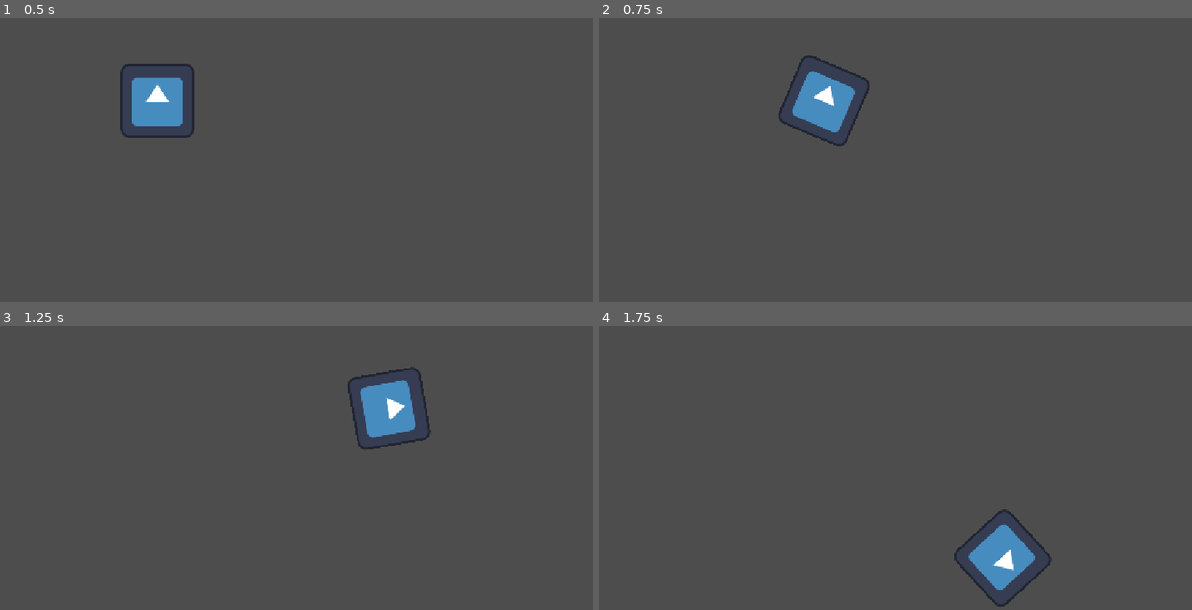
Above: before the commit, frames 1-4 (two rows, left to right).
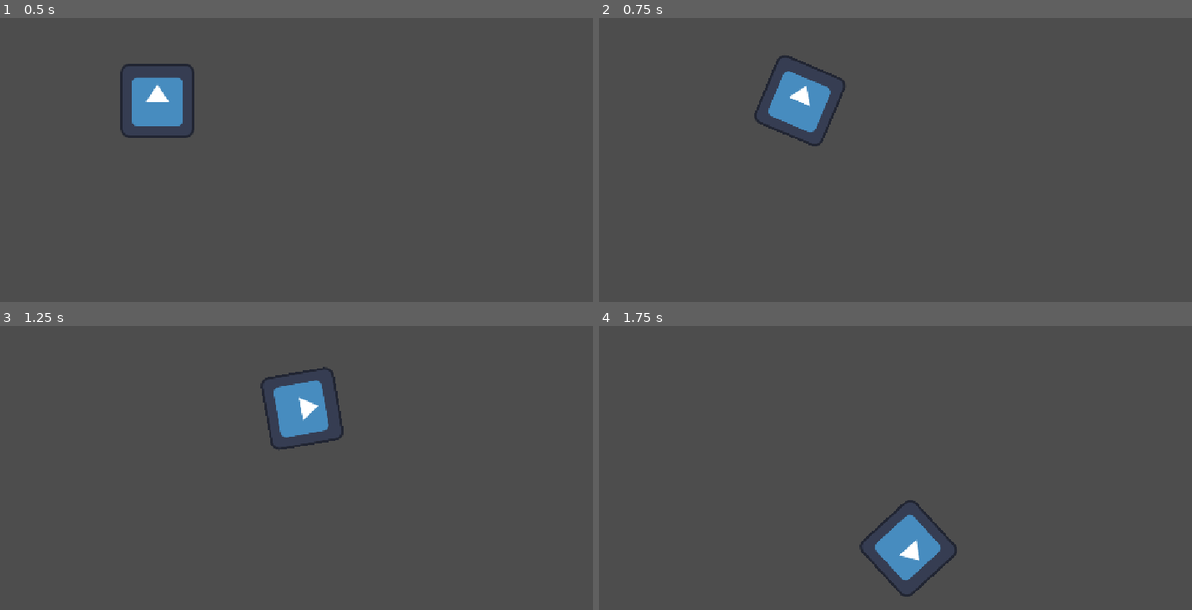
Above: after the commit, the same moments.

Repository: GoloGraFF/godot-lessons
Game: Godot game, scene res://main.tscn
Same seed, same stepped clock (60 frames per second), same inputs: the game is played once before the commit and once after it. The engine's default icon, where the game draws it, is replaced by a stand-in: a white triangle on a blue panel in a dark square.
Inputs:
- Up to frame 1 (0.5 s): no input
- Up to frame 2 (0.75 s): tap Enter (ui_accept) at 0.5 s; hold Right (ui_right) from 0.53 s (still down); hold Shift (shift, bound only after the commit) from 0.53 s (still down)
- Up to frame 3 (1.25 s): keep holding Right (ui_right); keep holding Shift (shift, bound only after the commit); tap Enter (ui_accept) at 0.77 s
- Up to frame 4 (1.75 s): release Right (ui_right) at 1.28 s; release Shift (shift, bound only after the commit) at 1.28 s; hold Down (ui_down) from 1.28 s (still down); tap Shift (shift, bound only after the commit) at 1.35 s; tap Enter (ui_accept) at 1.52 s

Frame 1 is identical in both runs. In frame 2, 2.4% of the frame differs, in the area x 26-46%, y 13-46%; in frame 3, 3.8%, in the area x 43-73%, y 14-44%; in frame 4, 3.8%.

Commit message:
добавил функцию замедления и изменил README.md

Diff:
--- a/hero.gd
+++ b/hero.gd
@@ -13,6 +13,8 @@
 	var new_speed = speed
 	if Input.is_action_pressed("ui_accept"):
 		new_speed = speed * 2
+	elif Input.is_action_pressed("shift"):
+		new_speed = speed / 2
 	if Input.is_action_pressed("ui_right"):
 		position.x += new_speed * delta
 		moving = true
--- a/project.godot
+++ b/project.godot
@@ -20,6 +20,14 @@
 window/stretch/mode="canvas_items"
 window/stretch/aspect="expand"
 
+[input]
+
+shift={
+"deadzone": 0.2,
+"events": [Object(InputEventKey,"resource_local_to_scene":false,"resource_name":"","device":16,"window_id":0,"alt_pressed":false,"shift_pressed":false,"ctrl_pressed":false,"meta_pressed":false,"pressed":false,"keycode":0,"physical_keycode":4194325,"key_label":0,"unicode":0,"location":0,"echo":false,"script":null)
+]
+}
+
 [physics]
 
 3d/physics_engine="Jolt Physics"
Not shown, changed: README.md
